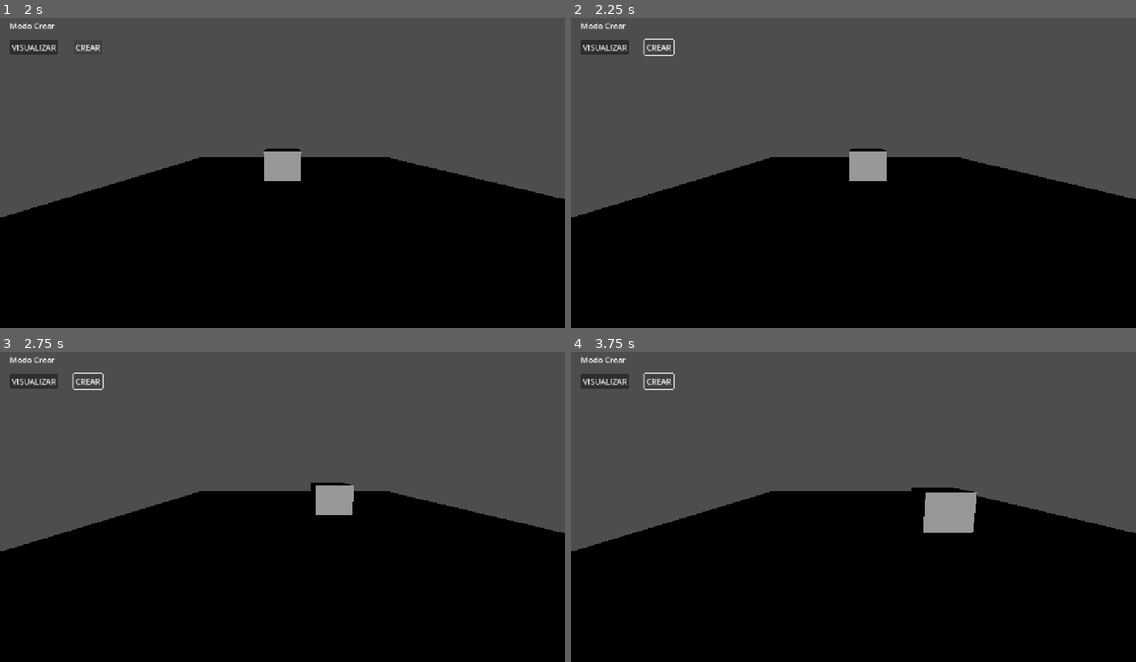
Above: before the commit, frames 1-4 (two rows, left to right).
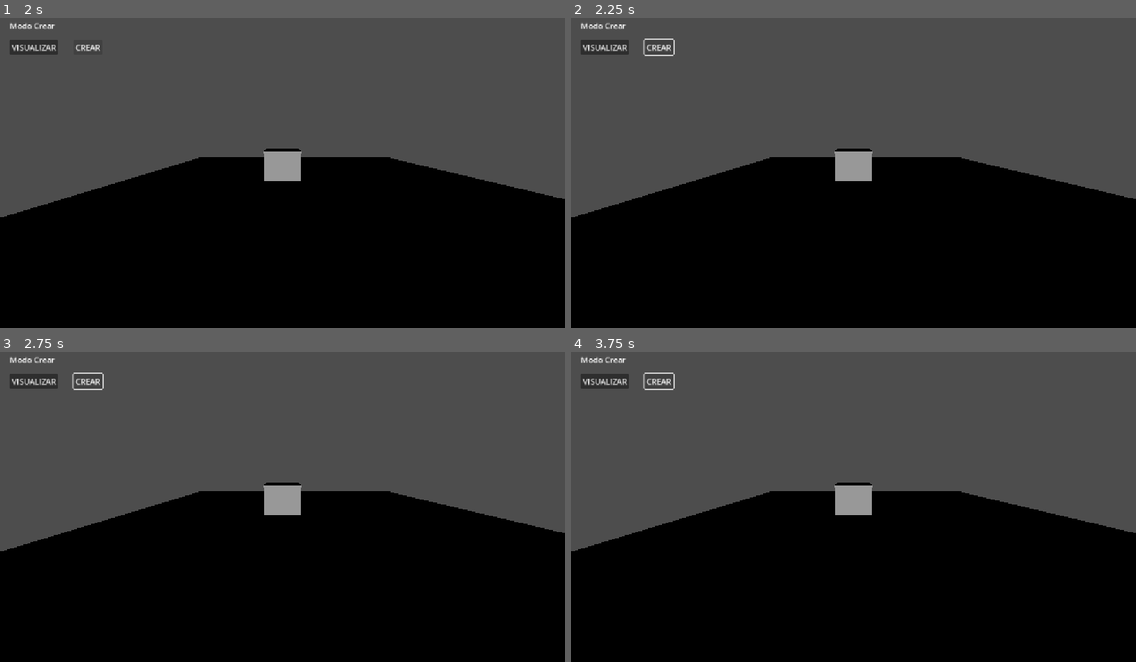
Above: after the commit, the same moments.

Repository: GracielaCagua/Galeris
Game: Godot game, scene res://scenes/Main.tscn
Same seed, same stepped clock (60 frames per second), same inputs: the game is played once before the commit and once after it.
Inputs:
- Up to frame 1 (2 s): click "VISUALIZAR" at 0.5 s; click "CREAR" at 1.25 s
- Up to frame 2 (2.25 s): tap Enter at 2 s; hold Right from 2.03 s (still down); tap G at 2.1 s
- Up to frame 3 (2.75 s): keep holding Right; tap L at 2.3 s
- Up to frame 4 (3.75 s): release Right at 2.78 s; hold Down 2.78-3.53 s; tap L at 2.85 s; tap K at 3.05, 3.6 s; hold Right from 3.53 s (still down)

Frame 1 is identical in both runs. In frame 2, 0.5% of the frame differs, in the area x 46-56%, y 42-53%; in frame 3, 1.4%; in frame 4, 2.0%, in the area x 46-72%, y 42-59%.

Commit message:
feat: centralizar permisos y herramientas por modo
Co-authored-by: Copilot <223556219+Copilot@users.noreply.github.com>

Diff:
--- a/node_3d.gd
+++ /dev/null
@@ -1,11 +0,0 @@
-extends Node3D
-
-
-# Called when the node enters the scene tree for the first time.
-func _ready() -> void:
-	pass # Replace with function body.
-
-
-# Called every frame. 'delta' is the elapsed time since the previous frame.
-func _process(_delta: float) -> void:
-	pass
--- a/project.godot
+++ b/project.godot
@@ -18,7 +18,6 @@
 [autoload]
 
 AppMode="*res://scripts/core/AppMode.gd"
-AppManager="*uid://dfoxqkyrx6kro"
 ProjectManager="*uid://ctcu21vx8gjn8"
 EditorController="*uid://dheauil2f67s5"
 
--- a/scripts/core/AppManager.gd
+++ /dev/null
@@ -1,44 +0,0 @@
-extends Node
-
-enum Modo {
-	VISUALIZAR,
-	CREAR
-}
-
-signal modo_cambiado(nuevo_modo)
-
-
-func _ready() -> void:
-	AppMode.mode_changed.connect(_on_mode_changed)
-
-
-func cambiar_modo(nuevo_modo: Modo) -> void:
-	AppMode.change_mode(_to_app_mode(nuevo_modo))
-
-
-func esta_en_modo_visualizar() -> bool:
-	return AppMode.is_visualizing()
-
-
-func esta_en_modo_crear() -> bool:
-	return AppMode.can_edit()
-
-
-func obtener_nombre_modo() -> String:
-	return AppMode.mode_name()
-
-
-func puede_editar() -> bool:
-	return AppMode.can_edit()
-
-
-func _to_app_mode(modo: Modo):
-	if modo == Modo.CREAR:
-		return AppMode.Mode.CREATE
-
-	return AppMode.Mode.VISUALIZE
-
-
-func _on_mode_changed(mode) -> void:
-	var legacy_mode: Modo = Modo.CREAR if mode == AppMode.Mode.CREATE else Modo.VISUALIZAR
-	modo_cambiado.emit(legacy_mode)
--- a/scripts/core/AppMode.gd
+++ b/scripts/core/AppMode.gd
@@ -15,6 +15,7 @@
 		return
 
 	current_mode = new_mode
+	_update_editor_tools()
 	mode_changed.emit(current_mode)
 
 
@@ -22,8 +23,12 @@
 	return current_mode == Mode.CREATE
 
 
-func can_use_tools() -> bool:
-	return can_edit()
+func guard(action: String) -> bool:
+	if can_edit():
+		return true
+
+	print("Acción bloqueada en Modo Visualizar: ", action)
+	return false
 
 
 func is_visualizing() -> bool:
@@ -35,3 +40,11 @@
 		return "Modo Visualizar"
 
 	return "Modo Crear"
+
+
+func _update_editor_tools() -> void:
+	var enabled := can_edit()
+	for node in get_tree().get_nodes_in_group("editor_tool"):
+		node.set_process(enabled)
+		node.set_physics_process(enabled)
+		node.set_process_unhandled_input(enabled)
--- a/scripts/core/EditorController.gd
+++ b/scripts/core/EditorController.gd
@@ -1,40 +1,14 @@
 extends Node
 
 
-var herramientas_habilitadas: bool = false
-
-
-func _ready() -> void:
-	AppMode.mode_changed.connect(_on_mode_changed)
-
-	_actualizar_estado(AppMode.can_edit())
-
-	print("EDITOR 3D FACULTAD DE ARTES")
-	print("Herramientas habilitadas: ", herramientas_habilitadas)
-
-
-func _on_mode_changed(_new_mode) -> void:
-	_actualizar_estado(AppMode.can_use_tools())
-
-	print("Cambio de modo")
-	print("Herramientas habilitadas: ", herramientas_habilitadas)
-
-func _actualizar_estado(puede_editar: bool) -> void:
-	herramientas_habilitadas = puede_editar
-
 func puede_usar_herramientas() -> bool:
-	return herramientas_habilitadas
+	return AppMode.can_edit()
 
 func bloquear_herramientas() -> void:
-	herramientas_habilitadas = false
+	return
 
 func habilitar_herramientas() -> void:
-	if AppMode.can_edit():
-		herramientas_habilitadas = true
+	return
 
 func verificar_permiso_edicion() -> bool:
-	if not AppMode.can_edit():
-		print("Acción bloqueada: estás en Modo Visualizar.")
-		return false
-
-	return herramientas_habilitadas and AppMode.can_use_tools()
+	return AppMode.guard("editar")
--- a/scripts/core/Main.gd
+++ b/scripts/core/Main.gd
@@ -1,9 +1,6 @@
 extends Node3D
 
 @onready var modo_label: Label = $UI/ModoLabel
-@onready var cubo: MeshInstance3D = $World/Cubo/MeshInstance3D
-
-var velocidad_movimiento: float = 2.0
 
 func _ready() -> void:
 	AppMode.mode_changed.connect(_on_mode_changed)
@@ -13,52 +10,21 @@
 	print("Modo inicial: ", AppMode.mode_name())
 	print("¿Puede editar?: ", AppMode.can_edit())
 
-func _input(event: InputEvent) -> void:
+func _unhandled_input(event: InputEvent) -> void:
+	if not OS.is_debug_build():
+		return
+
 	if event is InputEventKey and event.pressed and not event.echo:
 		if event.keycode == KEY_C:
 			AppMode.change_mode(AppMode.Mode.CREATE)
 		elif event.keycode == KEY_V:
 			AppMode.change_mode(AppMode.Mode.VISUALIZE)
-		elif event.keycode == KEY_G:
-			ProjectManager.guardar_escena($World/Objetos)
-		elif event.keycode == KEY_L:
-			var objetos = ProjectManager.cargar_datos_objetos()
-			print("Datos listos para restaurar: ", objetos.size())
-		elif event.keycode == KEY_K:
-			ProjectManager.guardar_nodo_3d($World/Cubo)
-		elif event.keycode == KEY_J:
-			ProjectManager.restaurar_transformacion($World/Cubo)
-
-
-func _process(delta: float) -> void:
-	# En Modo Visualizar no se permite mover el cubo.
-	if AppMode.is_visualizing():
-		return
-
-	# Las herramientas deben estar habilitadas en Modo Crear.
-	if not EditorController.puede_usar_herramientas():
-		return
-
-	var movimiento := Vector3.ZERO
-
-	if Input.is_key_pressed(KEY_LEFT):
-		movimiento.x -= 1.0
-	if Input.is_key_pressed(KEY_RIGHT):
-		movimiento.x += 1.0
-	if Input.is_key_pressed(KEY_UP):
-		movimiento.z -= 1.0
-	if Input.is_key_pressed(KEY_DOWN):
-		movimiento.z += 1.0
-
-	if movimiento != Vector3.ZERO:
-		cubo.position += movimiento.normalized() * velocidad_movimiento * delta
 
 
 func _on_mode_changed(_new_mode) -> void:
 	_actualizar_interfaz()
 
 	print("Modo actual: ", AppMode.mode_name())
-	print("Herramientas habilitadas: ", EditorController.puede_usar_herramientas())
 
 
 func _actualizar_interfaz() -> void:
@@ -71,40 +37,3 @@
 
 func _on_boton_crear_pressed() -> void:
 	AppMode.change_mode(AppMode.Mode.CREATE)
-
-
-func probar_guardado_carga() -> void:
-	var datos_prueba: Dictionary = {
-		"version": 1,
-		"nombre_proyecto": "Prueba Facultad de Artes",
-		"paredes": [
-			{"id": "pared_1", "posicion": [0, 0, -2]}
-		],
-		"obras": [
-			{"id": "obra_1", "nombre": "Obra de prueba"}
-		],
-		"objetos": [
-			{
-				"id": "objeto_1",
-				"modelo": "cubo",
-				"posicion": [1, 2, 3],
-				"rotacion": [0, 0, 0],
-				"escala": [1, 1, 1]
-			}
-		]
-	}
-
-	ProjectManager.guardar_proyecto(datos_prueba)
-
-	var datos_cargados: Dictionary = ProjectManager.cargar_proyecto()
-
-	if datos_cargados.is_empty():
-		print("ERROR: No se recuperaron los datos.")
-		return
-
-	print("DATOS RECUPERADOS:")
-	print(JSON.stringify(datos_cargados, "\t"))
-	print("Nombre: ", datos_cargados.get("nombre_proyecto", "Sin nombre"))
-	print("Cantidad de paredes: ", datos_cargados.get("paredes", []).size())
-	print("Cantidad de obras: ", datos_cargados.get("obras", []).size())
-	print("Cantidad de objetos: ", datos_cargados.get("objetos", []).size())
Not shown, removed: node_3d.gd.uid
